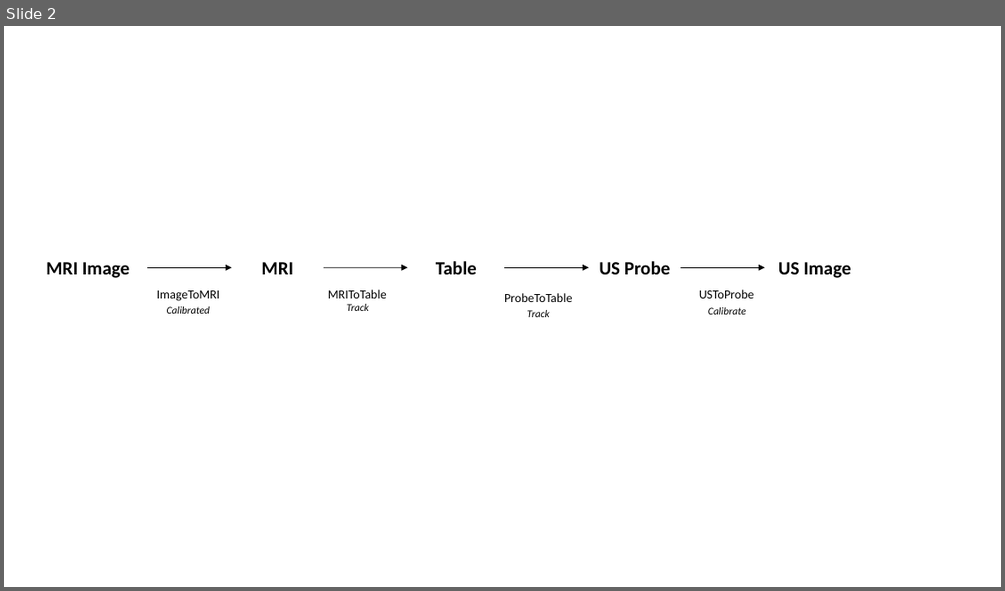
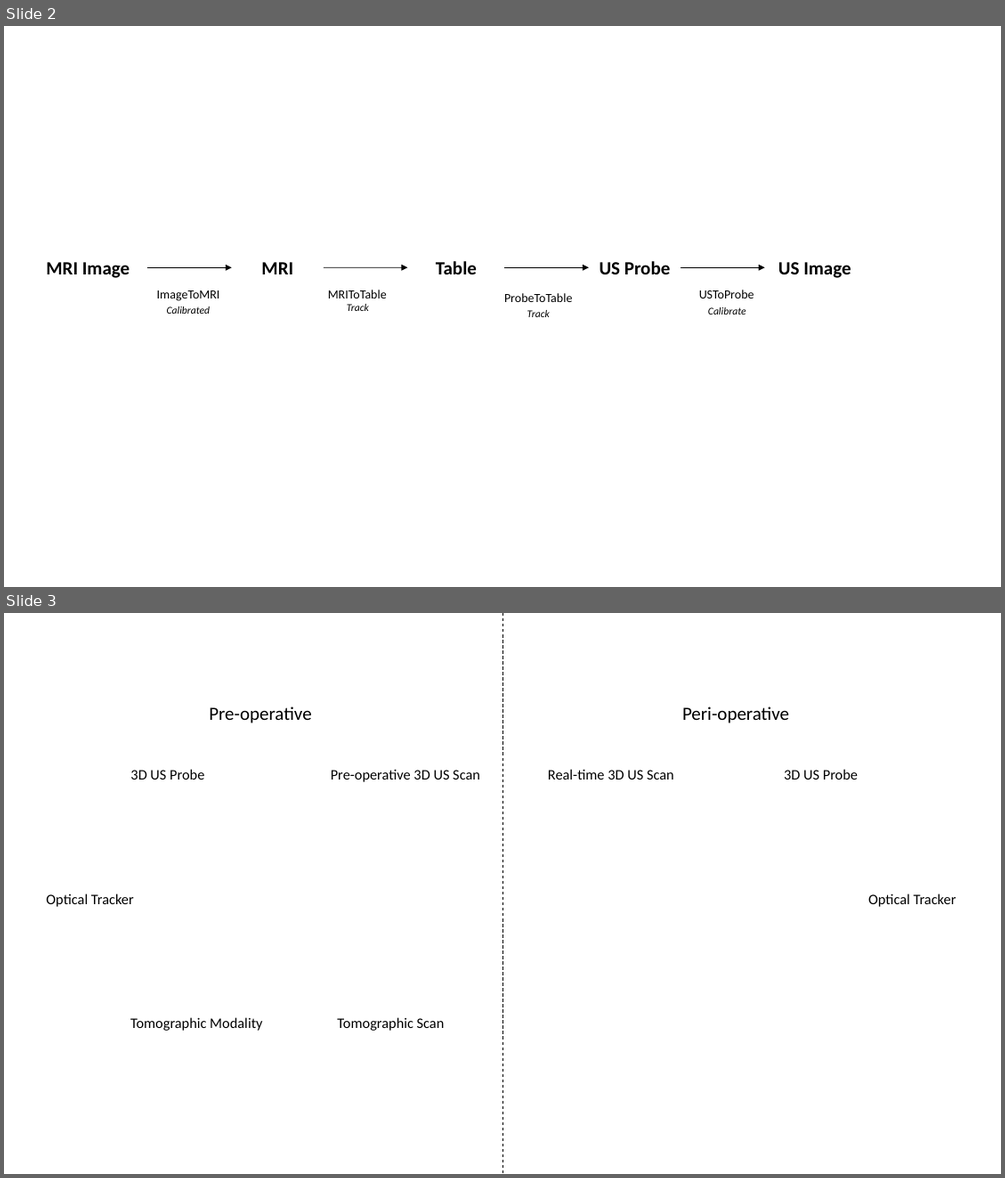
Before and after one commit to ASchonewille/3DUSGuidedIntervention, a slide deck: Docs/TransformHierarchy.pptx. Shown one above the other, each under a label of ours: slide 2 before the commit, slides 2 and 3 after it. The pictures are 1005x591 and 1005x1178 pixels, drawn with LibreOffice and Linux fonts; fonts in the diff are those of the drawing. Boxes give left, top, right and bottom in pixels: in the first picture for what was removed or moved away, otherwise in the second. Text is boxed around its words. In the diff, an @@ line names an element or a change of style, - is before the commit and + after.

```diff
--- a/Docs/TransformHierarchy.pptx
+++ b/Docs/TransformHierarchy.pptx
@@ slide 3 added at [4, 613, 1001, 1174], background #FFFFFF @@
@@ line added from (502, 613) to (502, 1174), #000000 0.75 pt dashed @@
@@ text added at [209, 706, 311, 723], 18 pt, text #000000 @@
+Pre-operative
@@ text added at [682, 706, 789, 723], 18 pt, text #000000 @@
+Peri-operative
@@ text added at [130, 769, 204, 779], 14 pt, text #000000 @@
+3D US Probe
@@ text added at [331, 769, 480, 782], 14 pt, text #000000 @@
+Pre-operative 3D US Scan
@@ text added at [548, 769, 674, 779], 14 pt, text #000000 @@
+Real-time 3D US Scan
@@ text added at [784, 769, 858, 779], 14 pt, text #000000 @@
+3D US Probe
@@ text added at [46, 893, 134, 907], 14 pt, text #000000 @@
+Optical Tracker
@@ text added at [868, 893, 956, 907], 14 pt, text #000000 @@
+Optical Tracker
@@ text added at [130, 1017, 262, 1030], 14 pt, text #000000 @@
+Tomographic Modality
@@ text added at [337, 1017, 445, 1030], 14 pt, text #000000 @@
+Tomographic Scan
```
Also in this commit, not shown: 8 other files.
